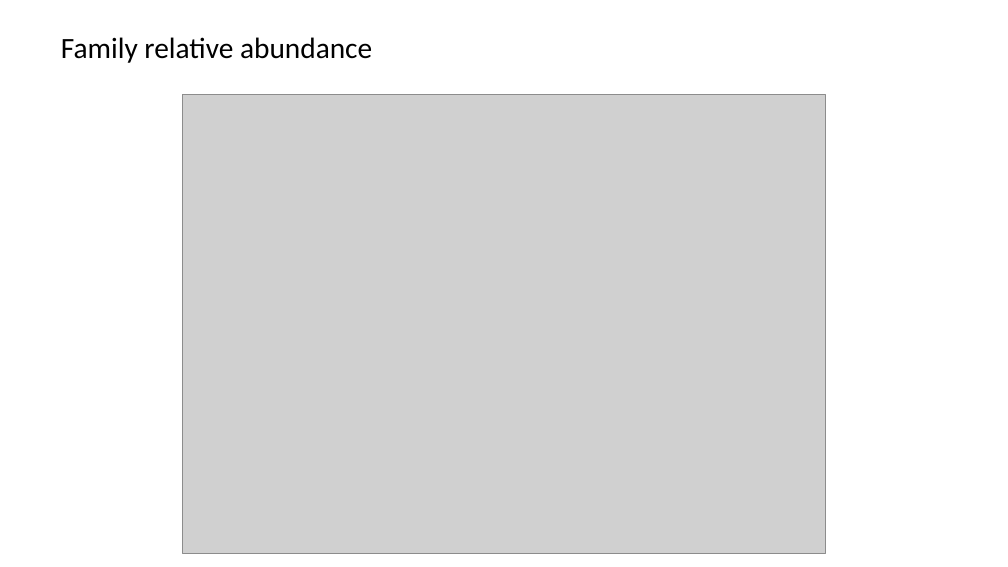
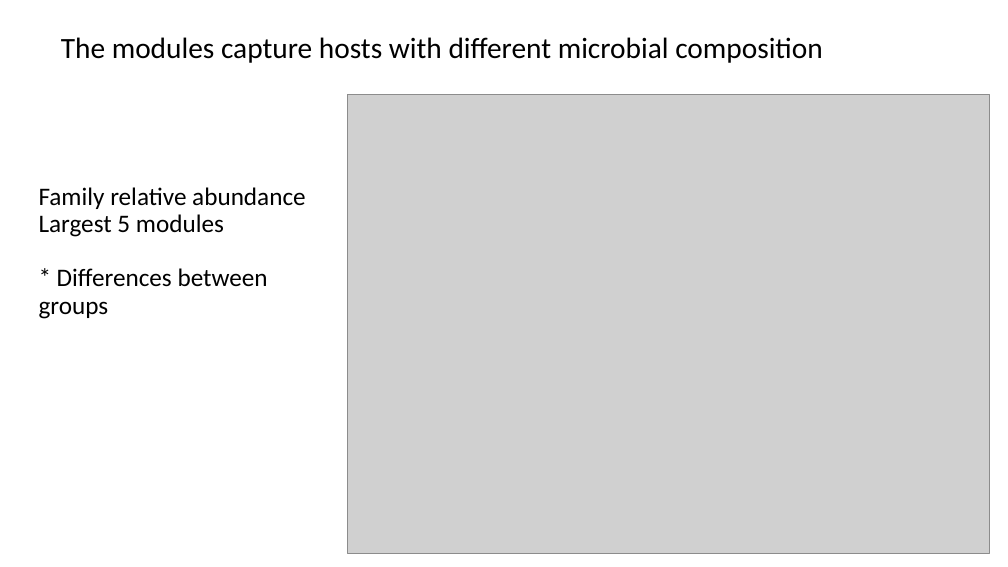
Before and after one commit to Ecological-Complexity-Lab/Microbiome_Structure_Madagascar, a slide deck: slide 16 of presentations/manuscript story.pptx (slide 15 before the commit). Drawn at 1008x567 pixels with LibreOffice and Linux fonts; fonts in the diff are those of the drawing; grey boxes stand for pictures. Boxes give left, top, right and bottom in pixels: in the first picture for what was removed or moved away, otherwise in the second. Text is boxed around its words. In the diff, an @@ line names an element or a change of style, - is before the commit and + after.

```diff
--- a/presentations/manuscript story.pptx
+++ b/presentations/manuscript story.pptx
@@ title at [61,37,823,63]: text changed @@
-Family relative abundance
+The modules capture hosts with different microbial composition
@@ picture: place and size @@
-picture at [183,95,826,554]
+picture at [347,95,990,554]
@@ text added at [39,187,305,319], 24 pt, text #000000 @@
+Family relative abundance
+Largest 5 modules
+* Differences between groups
```
Also in this commit, not shown: 9 other slides changed, 3 slides added, 3 slides removed.
